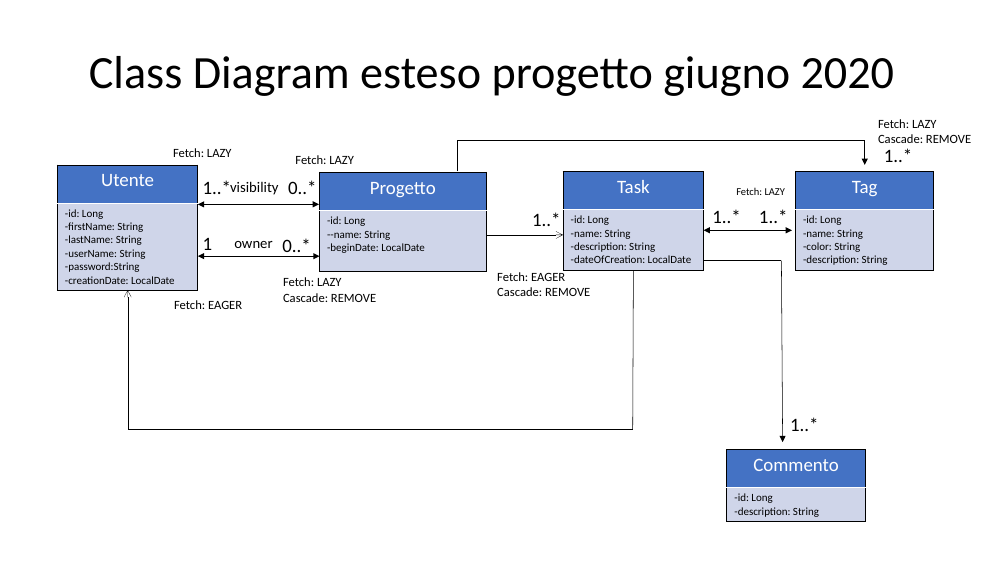
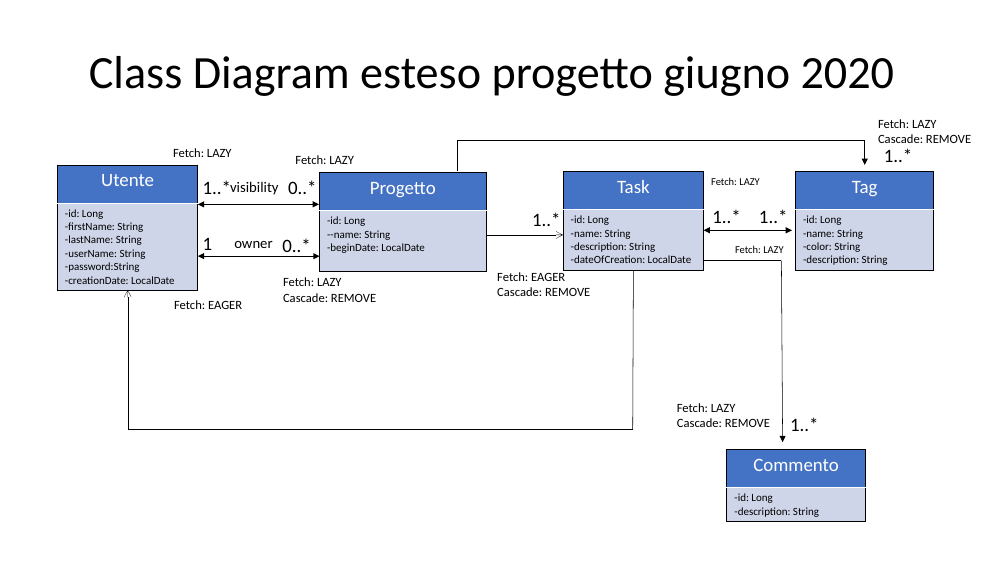
Before and after one commit to JohnnyWalkerRed/SIW-ProjectManager, a slide deck: slide 1 of Direttive progetto e class diagram/Class diagram.pptx. Drawn at 1008x567 pixels with LibreOffice and Linux fonts; fonts in the diff are those of the drawing. Boxes give left, top, right and bottom in pixels: in the first picture for what was removed or moved away, otherwise in the second. Text is boxed around its words. In the diff, an @@ line names an element or a change of style, - is before the commit and + after.

Commit message:
creazione repository User, Project e Task
Aggiornato il class diagram con politiche di fetch e cascade e creati i repository nel sommario

```diff
--- a/Direttive progetto e class diagram/Class diagram.pptx
+++ b/Direttive progetto e class diagram/Class diagram.pptx
@@ text added at [711,177,759,185], 10 pt, text #000000 @@
+Fetch: LAZY
@@ text "Fetch: LAZY": place and size @@
-text "Fetch: LAZY" at [736,188,785,195]
+text "Fetch: LAZY" at [735,245,783,253]
@@ text added at [677,403,770,427], 12 pt, text #000000 @@
+Fetch: LAZY
+Cascade: REMOVE
```
Also in this commit, not shown: 6 other files.
